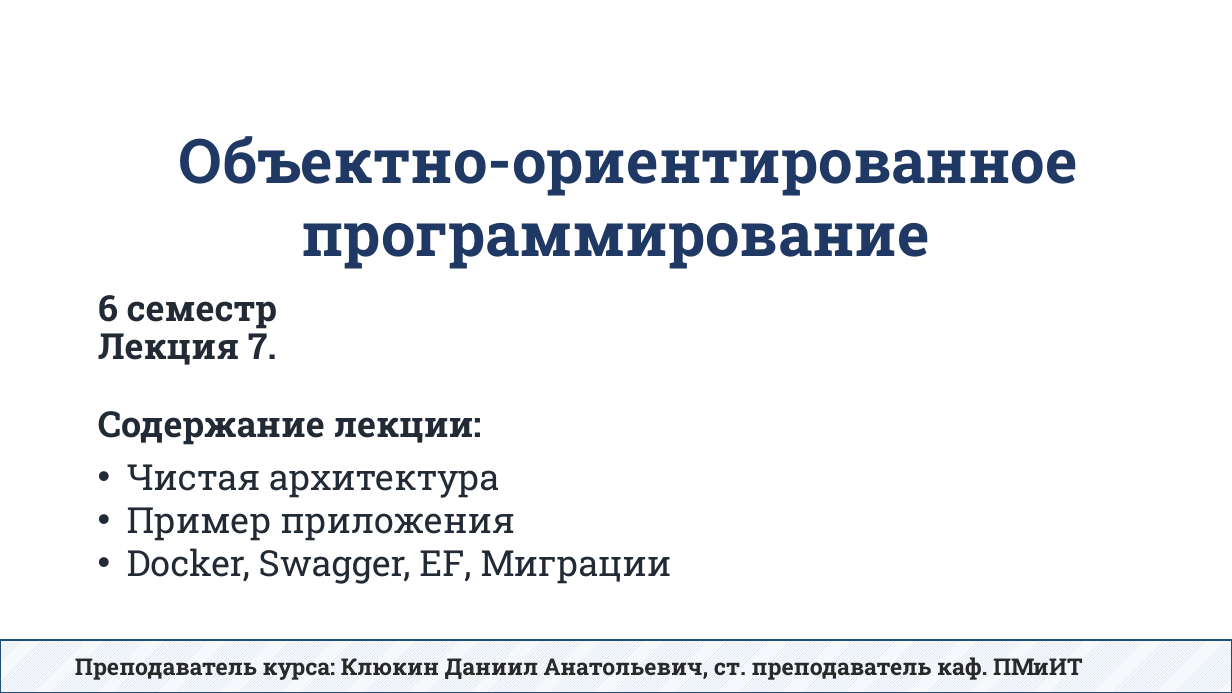
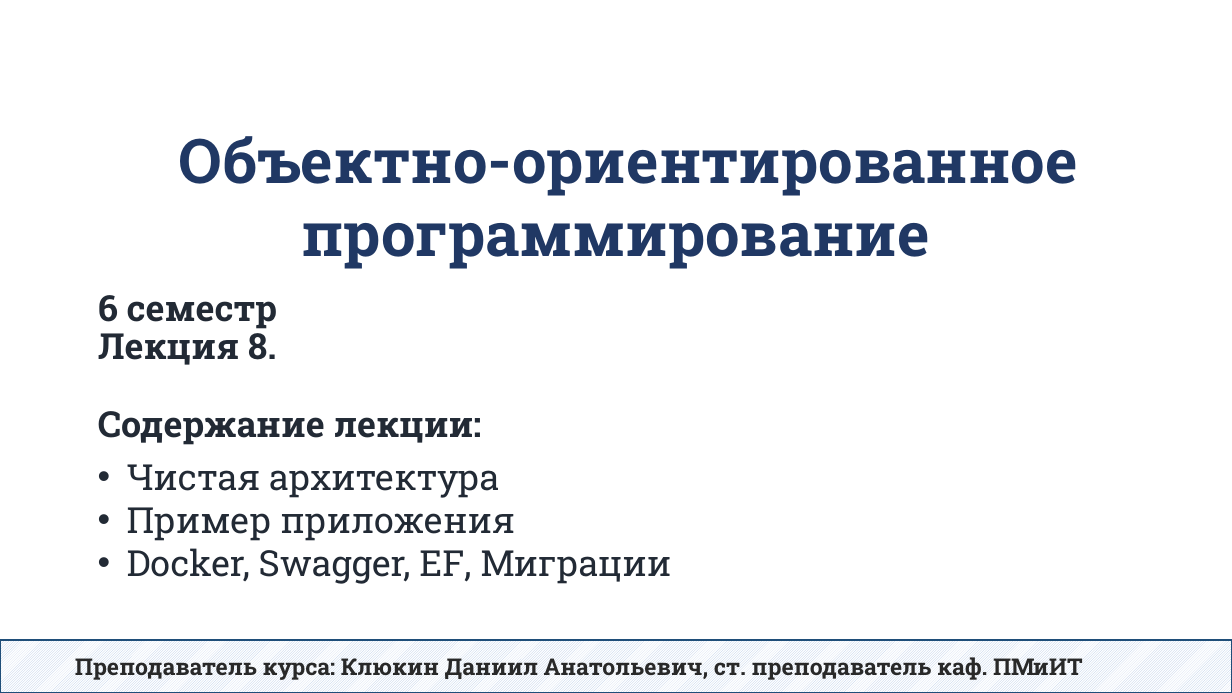
Before and after one commit to DaniilKlyukin/OOP-6, a slide deck: slide 1 of Лекции/ООП 2 лек 8.pptx. Drawn at 1232x693 pixels with LibreOffice and Linux fonts; fonts in the diff are those of the drawing. Boxes give left, top, right and bottom in pixels: in the first picture for what was removed or moved away, otherwise in the second. Text is boxed around its words. In the diff, an @@ line names an element or a change of style, - is before the commit and + after.

```diff
--- a/Лекции/ООП 2 лек 8.pptx
+++ b/Лекции/ООП 2 лек 8.pptx
@@ title at [98, 295, 482, 445]: text changed @@
-6 семестр
-Лекция 7.
-Содержание лекции:
+6 семестр
+Лекция 8.
+Содержание лекции:
```
Also in this commit, not shown: 4 other files.
